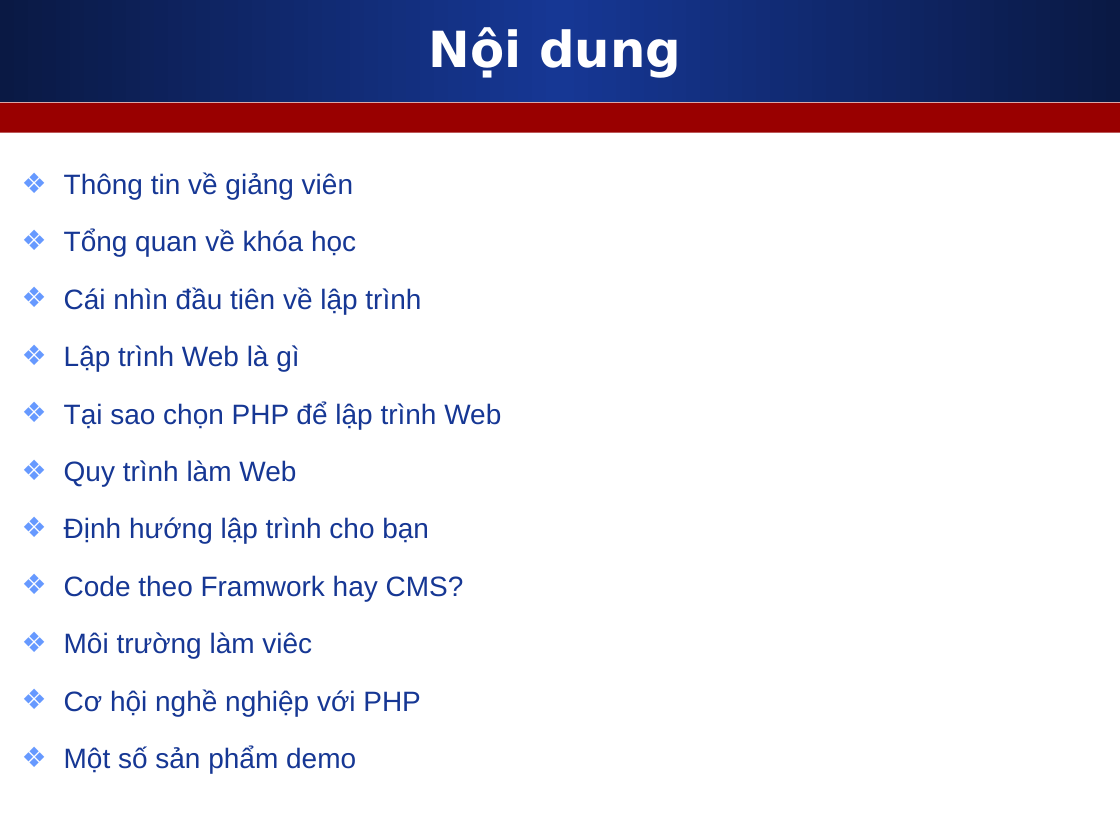
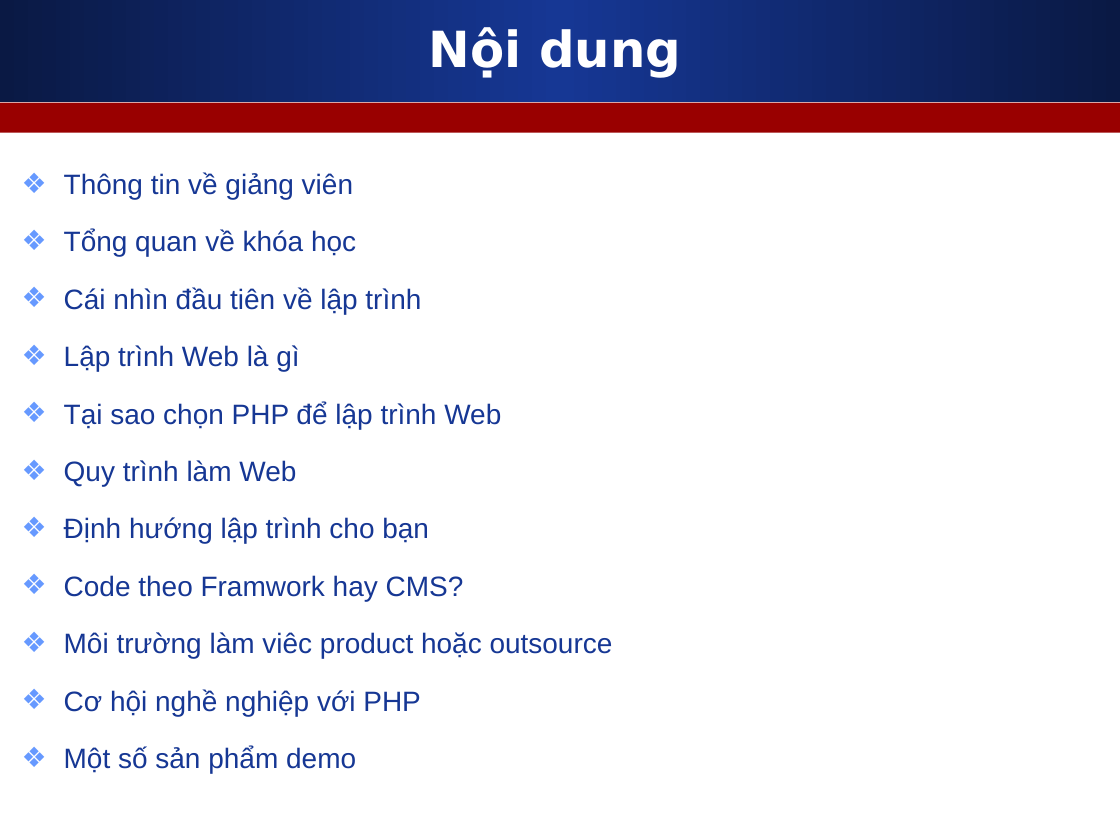
Before and after one commit to nguyenvietmanhit/PHP0721E_HDT, a slide deck: slide 2 of Day01_Software_Setup_And_Git_And_HTML/Slides/1_Gioi_thieu_khoa_hoc.ppt. Drawn at 1120x840 pixels with LibreOffice and Linux fonts; fonts in the diff are those of the drawing. Boxes give left, top, right and bottom in pixels: in the first picture for what was removed or moved away, otherwise in the second. Text is boxed around its words. In the diff, an @@ line names an element or a change of style, - is before the commit and + after.

```diff
--- a/Day01_Software_Setup_And_Git_And_HTML/Slides/1_Gioi_thieu_khoa_hoc.ppt
+++ b/Day01_Software_Setup_And_Git_And_HTML/Slides/1_Gioi_thieu_khoa_hoc.ppt
@@ text at (64, 632, 613, 658): text changed @@
-❖ Môi trường làm viêc
+❖ Môi trường làm viêc product hoặc outsource
```
Also in this commit, not shown: 3 other slides changed, 1 other file.
